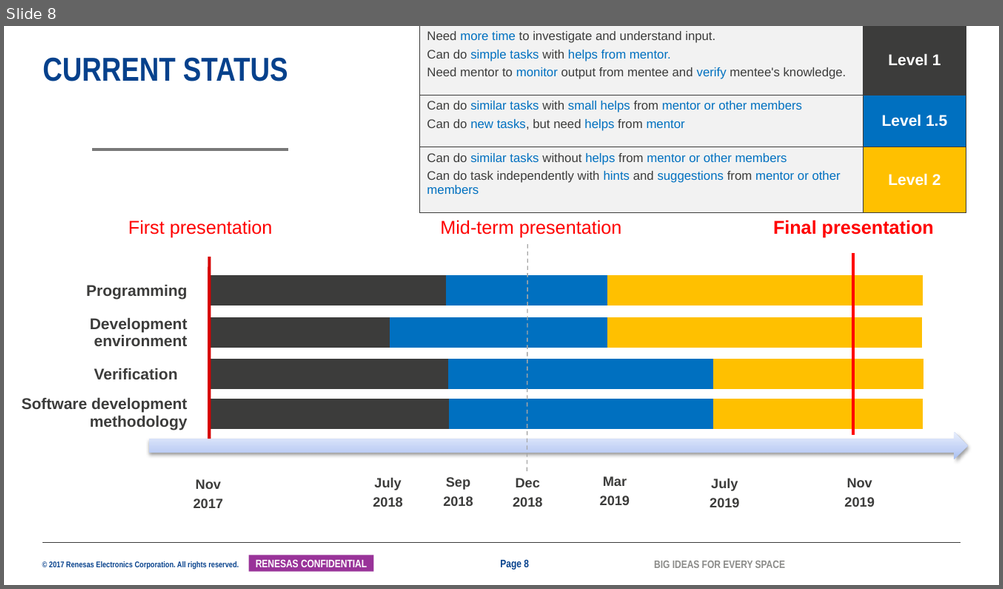
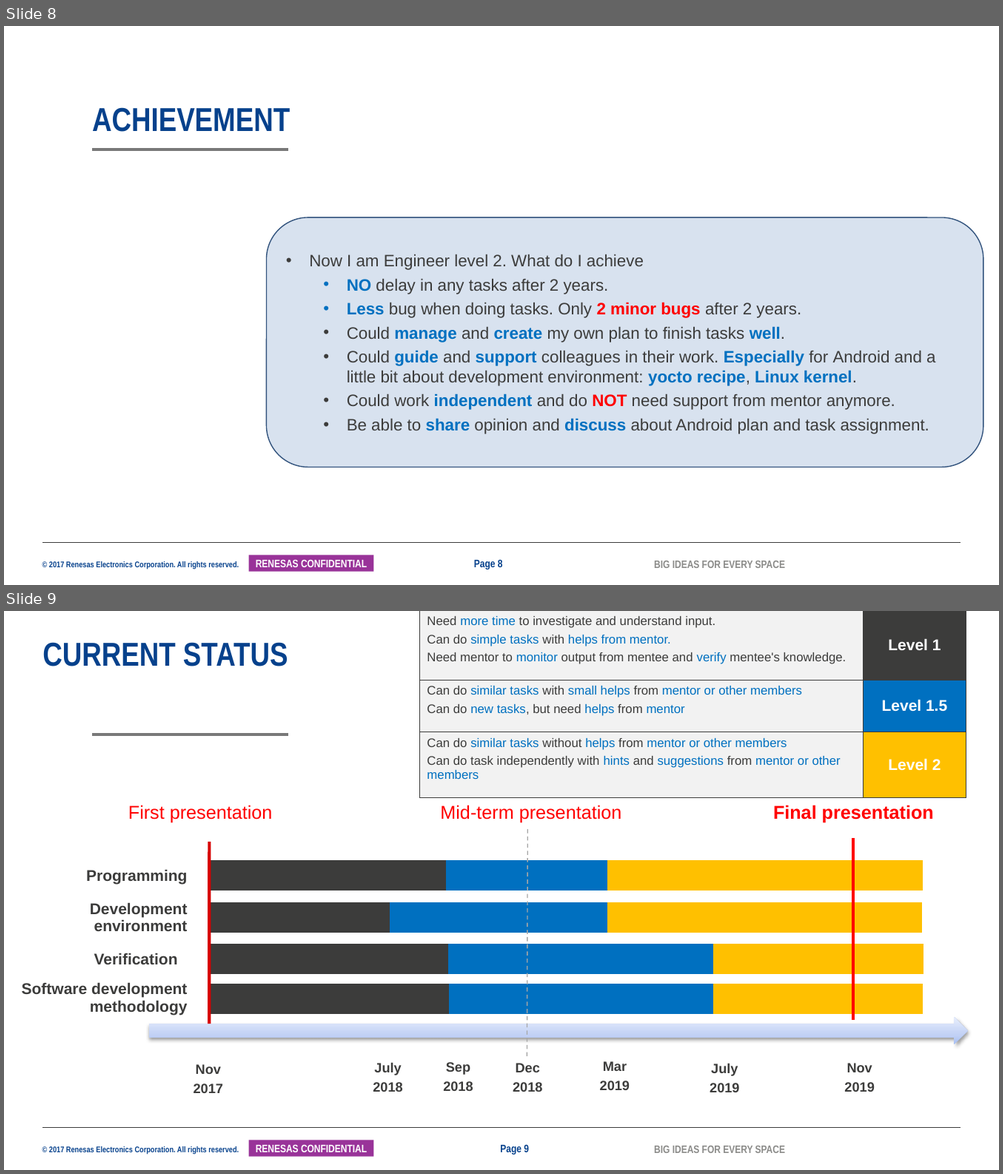
Before and after one commit to tranchikha/myapplication, a slide deck: LAST_TERM/2042_TranChiKha_ISS_MentorMentee_26G.pptx. Shown one above the other, each under a label of ours: slide 8 before the commit, slides 8 and 9 after it. The pictures are 1003x589 and 1003x1174 pixels, drawn with LibreOffice and Linux fonts; fonts in the diff are those of the drawing; background and template pictures are left out. Boxes give left, top, right and bottom in pixels: in the first picture for what was removed or moved away, otherwise in the second. Text is boxed around its words. In the diff, an @@ line names an element or a change of style, - is before the commit and + after.

```diff
--- a/LAST_TERM/2042_TranChiKha_ISS_MentorMentee_26G.pptx
+++ b/LAST_TERM/2042_TranChiKha_ISS_MentorMentee_26G.pptx
@@ slide 8 added at [4, 26, 999, 585], background #FFFFFF; not listed: 5 template elements that a slide beside it also shows @@
@@ title added at [92, 107, 290, 132], 32 pt, text #06418C, bold @@
+ACHIEVEMENT
@@ rounded rectangle added at [267, 218, 984, 468], fill #D8E2EF, outline #32547D 1 pt, 16 pt, text #3C3C3B @@
+• Now I am Engineer level 2. What do I achieve
+  • NO delay in any tasks after 2 years.
+  • Less bug when doing tasks. Only 2 minor bugs after 2 years.
+  • Could manage and create my own plan to finish tasks well.
+  • Could guide and support colleagues in their work. Especially for Android and a little bit about development environment: yocto recipe, Linux kernel.
+  • Could work independent and do NOT need support from mentor anymore.
+  • Be able to share opinion and discuss about Android plan and task assignment.
@@ page number added at [474, 560, 503, 570], 10.5 pt, text #06418C, bold @@
+Page 8
@@ what was slide 8 is now slide 9 @@
```
Also in this commit, not shown: 10 slides changed, 2 other slides added, 2 slides removed, 8 other files.
